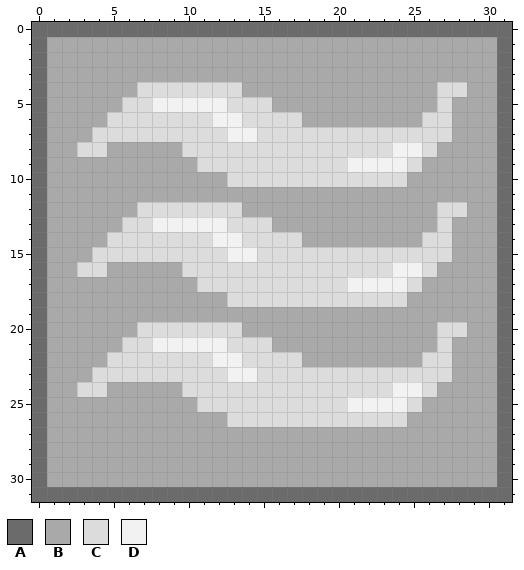
Pixel-art file: assets/Hud/skillsIcons/esquivando.aseprite. That is the earlier state.
32x32 pixels, 1 frame.
Visible layers, top first: "Layer 2", "Layer 1".
Palette (. is transparent): A #6c6b6b  B #a9a9a9  C #dcdcdc  D #f2f2f2
Pixels before, first column x 0:
 0 AAAAAAAAAAAAAAAAAAAAAAAAAAAAAAAA
 1 ABBBBBBBBBBBBBBBBBBBBBBBBBBBBBBA
 2 ABBBBBBBBBBBBBBBBBBBBBBBBBBBBBBA
 3 ABBBBBBBBBBBBBBBBBBBBBBBBBBBBBBA
 4 ABBBBBBCCCCCCCBBBBBBBBBBBBBCCBBA
 5 ABBBBBCCDDDDDCCCBBBBBBBBBBBCBBBA
 6 ABBBBCCCCCCCDDCCCCBBBBBBBBCCBBBA
 7 ABBBCCCCCCCCCDDCCCCCCCCCCCCCBBBA
 8 ABBCCBBBBBCCCCCCCCCCCCCCDDCBBBBA
 9 ABBBBBBBBBBCCCCCCCCCCDDDDCBBBBBA
10 ABBBBBBBBBBBBCCCCCCCCCCCCBBBBBBA
11 ABBBBBBBBBBBBBBBBBBBBBBBBBBBBBBA
12 ABBBBBBCCCCCCCBBBBBBBBBBBBBCCBBA
13 ABBBBBCCDDDDDCCCBBBBBBBBBBBCBBBA
14 ABBBBCCCCCCCDDCCCCBBBBBBBBCCBBBA
15 ABBBCCCCCCCCCDDCCCCCCCCCCCCCBBBA
16 ABBCCBBBBBCCCCCCCCCCCCCCDDCBBBBA
17 ABBBBBBBBBBCCCCCCCCCCDDDDCBBBBBA
18 ABBBBBBBBBBBBCCCCCCCCCCCCBBBBBBA
19 ABBBBBBBBBBBBBBBBBBBBBBBBBBBBBBA
20 ABBBBBBCCCCCCCBBBBBBBBBBBBBCCBBA
21 ABBBBBCCDDDDDCCCBBBBBBBBBBBCBBBA
22 ABBBBCCCCCCCDDCCCCBBBBBBBBCCBBBA
23 ABBBCCCCCCCCCDDCCCCCCCCCCCCCBBBA
24 ABBCCBBBBBCCCCCCCCCCCCCCDDCBBBBA
25 ABBBBBBBBBBCCCCCCCCCCDDDDCBBBBBA
26 ABBBBBBBBBBBBCCCCCCCCCCCCBBBBBBA
27 ABBBBBBBBBBBBBBBBBBBBBBBBBBBBBBA
28 ABBBBBBBBBBBBBBBBBBBBBBBBBBBBBBA
29 ABBBBBBBBBBBBBBBBBBBBBBBBBBBBBBA
30 ABBBBBBBBBBBBBBBBBBBBBBBBBBBBBBA
31 AAAAAAAAAAAAAAAAAAAAAAAAAAAAAAAA
Once edited:
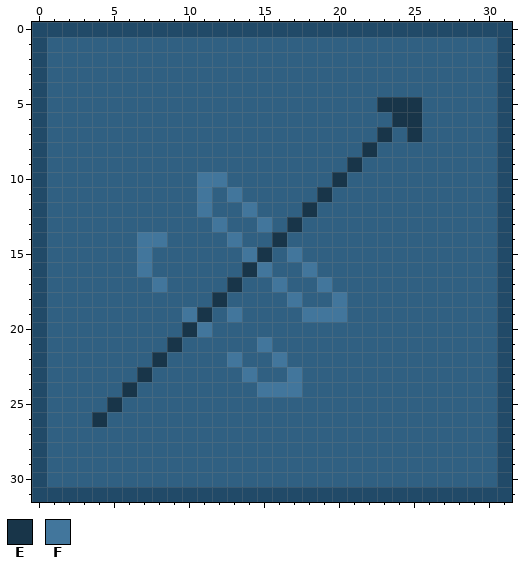
Colours new in this view: E #183549  F #42769c
What changed:
Colour A changes from #6c6b6b to #214a68.
Colour B changes from #a9a9a9 to #306082.
Layer "Layer 2":
Colour C becomes colour B in row 4 at x 7 to 13 and 27 to 28; in row 5 at x 6 to 7, 13 to 15 and 27; in row 6 at x 5 to 11, 14 to 17 and 26 to 27; in row 7 at x 4 to 12, 15 to 22, 24 and 26 to 27; in row 8 at x 3 to 4, 10 to 21, 23 and 26; in row 9 at x 11 to 20 and 25.
Colour C becomes colour B in row 10 at x 13 to 19 and 21 to 24; in row 12 at x 7 to 10, 12 to 13 and 27 to 28; in row 13 at x 6 to 7, 13 to 14 and 27; in row 14 at x 5 to 6, 9 to 11, 14 to 15, 17 and 26 to 27; in row 15 at x 4 to 6, 8 to 12, 16 and 18 to 27; in row 16 at x 3 to 4, 10 to 13, 16 to 17, 19 to 23 and 26.
Colour C becomes colour B in row 17 at x 11 to 12, 14 to 15, 17 to 18, 20 and 25; in row 18 at x 13 to 16, 18 to 19 and 21 to 24; in row 20 at x 7 to 9, 12 to 13 and 27 to 28; in row 21 at x 6 to 7, 13 to 14 and 27; in row 22 at x 5 to 7, 9 to 11, 14 to 15, 17 and 26 to 27; in row 23 at x 4 to 6, 8 to 12, 15 to 16 and 18 to 27.
Colour C becomes colour B in row 24 at x 3 to 4, 10 to 14, 18 to 23 and 26; in row 25 at x 11 to 20 and 25; in row 26 at x 13 to 24.
Colour D becomes colour B in row 5 at x 8 to 12; in row 6 at x 12 to 13; in row 7 at x 13 to 14; in row 8 at x 24 to 25; in row 9 at x 22 to 24; in row 13 at x 8 to 11.
Colour D becomes colour B in row 14 at x 12; in row 15 at x 13; in row 16 at x 24 to 25; in row 17 at x 21 to 24; in row 21 at x 8 and 10 to 12; in row 22 at x 12.
Colour D becomes colour B in row 23 at x 13; in row 24 at x 24 to 25; in row 25 at x 21 to 24.
Colour B becomes colour E in row 5 at x 23 to 25; in row 6 at x 24 to 25; in row 11 at x 19; in row 12 at x 18; in row 13 at x 17; in row 18 at x 12.
Colour B becomes colour E in row 19 at x 11; in row 24 at x 6; in row 25 at x 5; in row 26 at x 4.
Colour C becomes colour E in row 7 at x 23 and 25; in row 8 at x 22; in row 10 at x 20; in row 14 at x 16; in row 15 at x 15; in row 16 at x 14.
Colour C becomes colour E in row 17 at x 13; in row 20 at x 10; in row 22 at x 8; in row 23 at x 7.
Colour D becomes colour E in row 9 at x 21; in row 21 at x 9.
Colour B becomes colour F in row 10 at x 11 to 12; in row 11 at x 11 and 13; in row 12 at x 14; in row 16 at x 7; in row 17 at x 8; in row 19 at x 10, 13 and 18 to 20.
Colour C becomes colour F in row 12 at x 11; in row 13 at x 15; in row 14 at x 7 to 8; in row 15 at x 7 and 17; in row 16 at x 15 and 18; in row 17 at x 16 and 19.
Colour C becomes colour F in row 18 at x 17 and 20; in row 20 at x 11; in row 21 at x 15; in row 22 at x 16; in row 23 at x 17; in row 24 at x 15 to 17.
Colour D becomes colour F in row 13 at x 12; in row 14 at x 13; in row 15 at x 14; in row 22 at x 13; in row 23 at x 14.
Changed places in both pictures, as pixel boxes (x1, y1, x2, y2):
changed: (32, 22, 512, 502)
